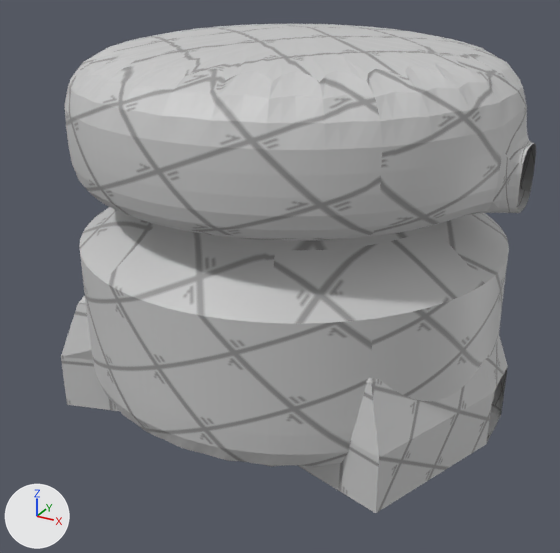
A saved change to the Blender file NonUnityAssets/Blender/rooms.blend.
The view is the same before and after, from a 50 mm lens placed at (12.4, -23.3, 15.7), pointed at (0.0, -0.9, 4.4). The lights are fixed; the arrows at lower left show +X, +Y and +Z. The same objects are shown in both versions, whatever each file hides.
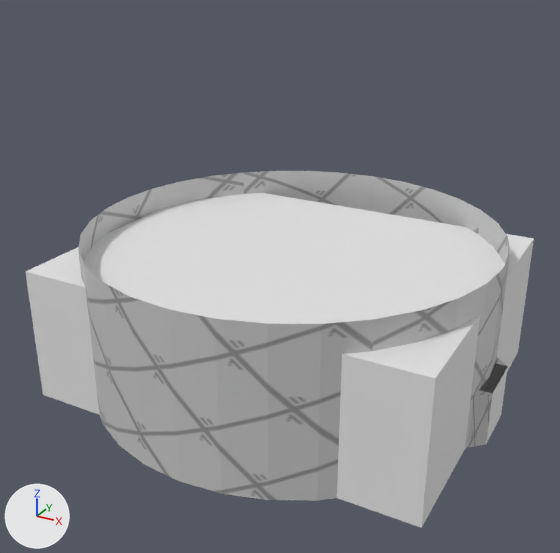
Where the newer file only moved an object's origin or applied its transform, the numbers keep the older frame.

The change, as a diff of the scene's bpy script:
```diff
--- a/NonUnityAssets/Blender/rooms.blend.py
+++ b/NonUnityAssets/Blender/rooms.blend.py
@@ me_plane_002 @@
 # used by ob_plane_002; location = (0.0, 0.0, 0.0)
-me_plane_002.from_pydata(...)  # 92 vertices, 86 faces; spans x -8.0..8.0, y -6.0..6.0, z 0.0..6.3
-me_plane_002.materials.append(mat_defaulttexture_png_001)  # picture img_defaulttexture_png_001
+me_plane_002.from_pydata(...)  # 32 vertices, 26 faces; spans x -8.0..8.0, y -5.9..5.9, z 0.0..5.0
+# me_plane_002 part 1
+# 84 vertices are removed from x -7.2..7.2, y -6.0..6.0, z 0.0..6.3
+# 86 faces are deleted
+# 12 vertices are added at x -7.3..7.4, y -5.9..1.0, z 0.0..2.0
+# 6 new vertices lie (0.0, 0.0, 3.0) away from vertices in x -7.3..7.4, y -5.9..1.0, z 2.0
+# 6 new vertices lie (0.0, 4.9, 0.0) away from vertices in x -7.3..7.4, y 1.0, z 0.0..5.0
+# 26 new faces join them
@@ me_circle_001 @@
 me_circle_001.from_pydata(...)  # 198 vertices, 165 faces; spans x -1.49..1.6, y -1.51..1.51, z 1.2..2.6
 # used by ob_circle_001; location = (0.0, 0.0, 0.0); scale = (5.0, 5.0, 5.0)
+# me_circle_001 part 2: the whole mesh is scaled about its middle by 0.2, then moved by (-0.04, 0.0, -1.84)
 me_circle_001.materials.append(mat_defaulttexture_png_001)
@@ ob_circle @@
 ob_circle.scale = (5.0, 5.0, 5.0)
-_m = ob_circle.modifiers.new('Subsurf', 'SUBSURF')
-_m.levels = 0
@@ ob_circle_001 @@
 ob_circle_001.scale = (5.0, 5.0, 5.0)
-_m = ob_circle_001.modifiers.new('Subsurf', 'SUBSURF')
-_m.levels = 0
```

Where the change shows, as pixel boxes (x1, y1, x2, y2) in the pictures (560 x 553 px):
'Circle.001', mesh rescaled, modifiers changed (not visible afterwards): before (65, 24, 536, 324)
'Plane.002', reshaped: before (61, 296, 508, 513); after (26, 193, 534, 528)
'Circle', modifiers changed: before (80, 253, 508, 467); after (78, 171, 510, 501)
